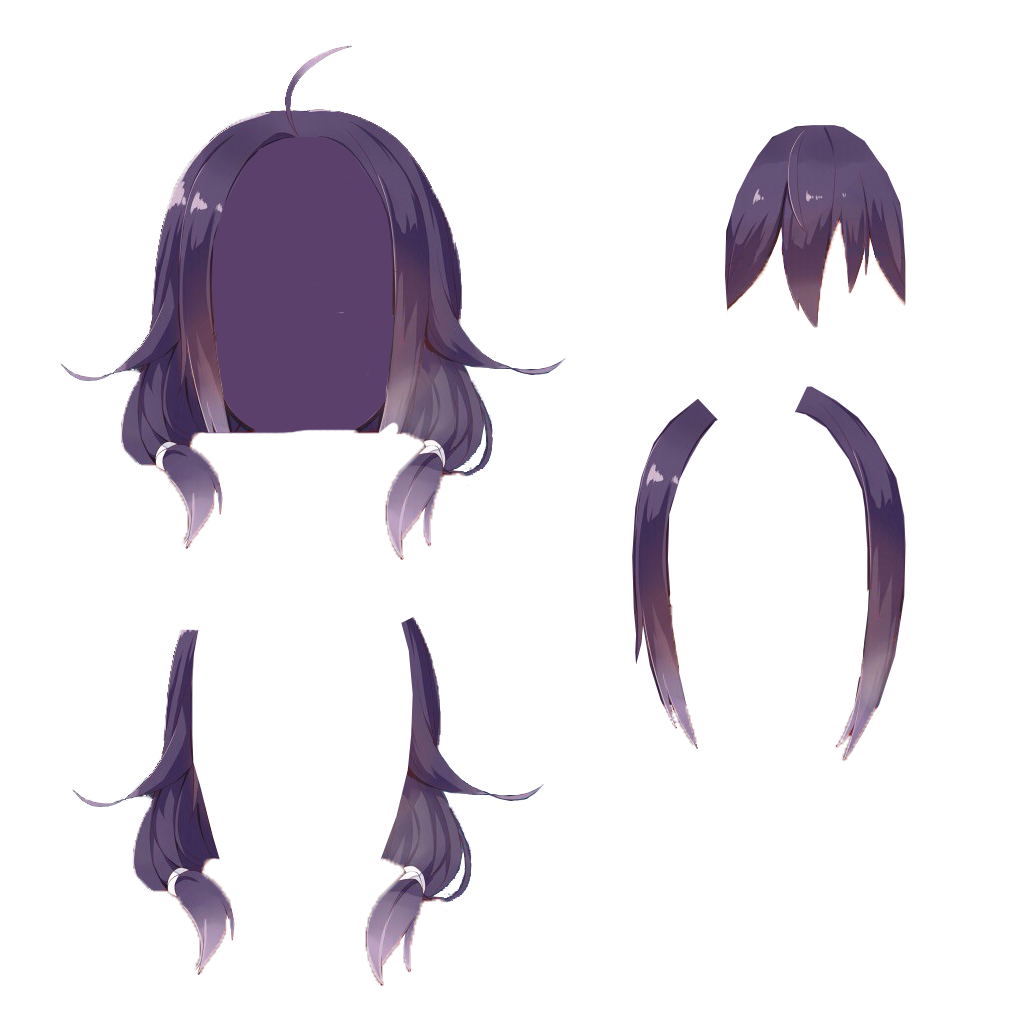
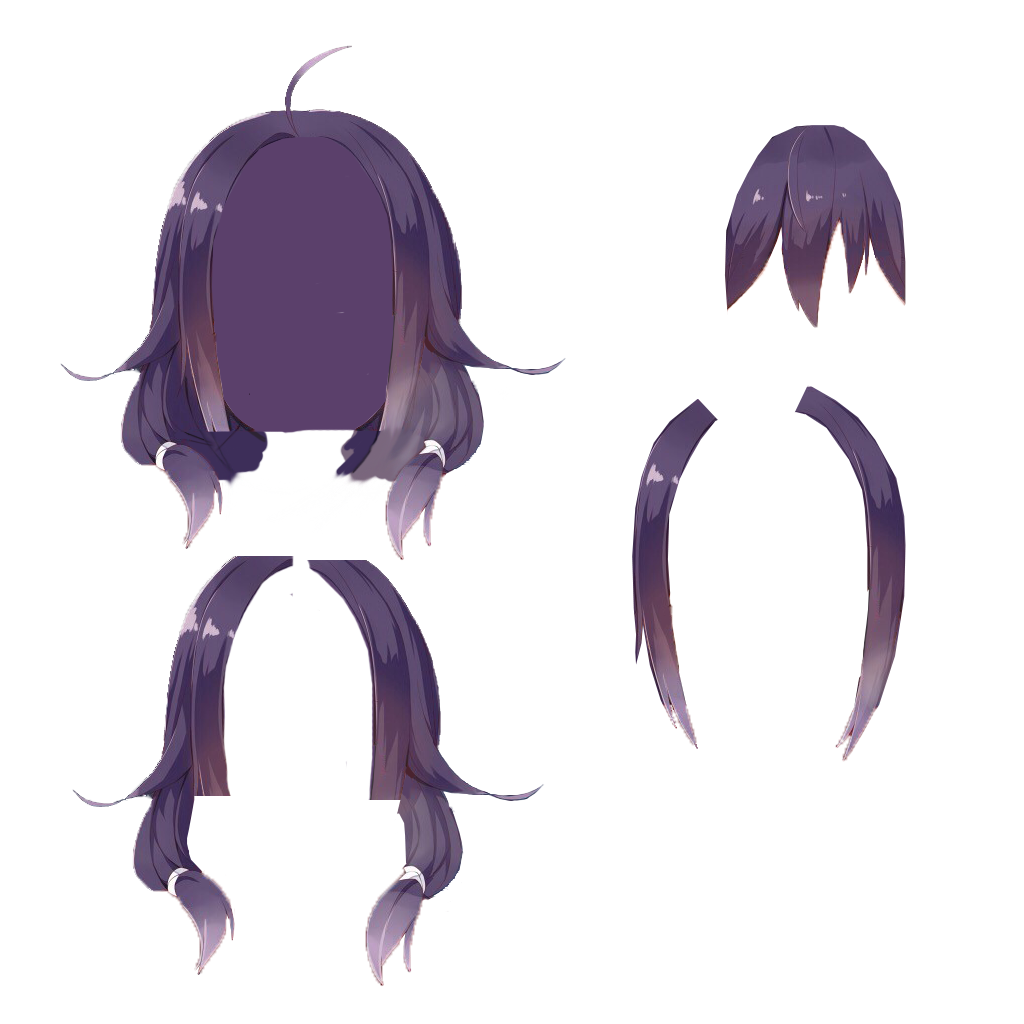
Comparing the layer stacks of the two 1024 x 1024 images. Changes:
painted on "Layer 3" over (x1=306, y1=560, x2=472, y2=905)
painted on "Layer 4" over (x1=174, y1=556, x2=294, y2=873)
painted on "Layer 2" over (x1=174, y1=388, x2=493, y2=490)
